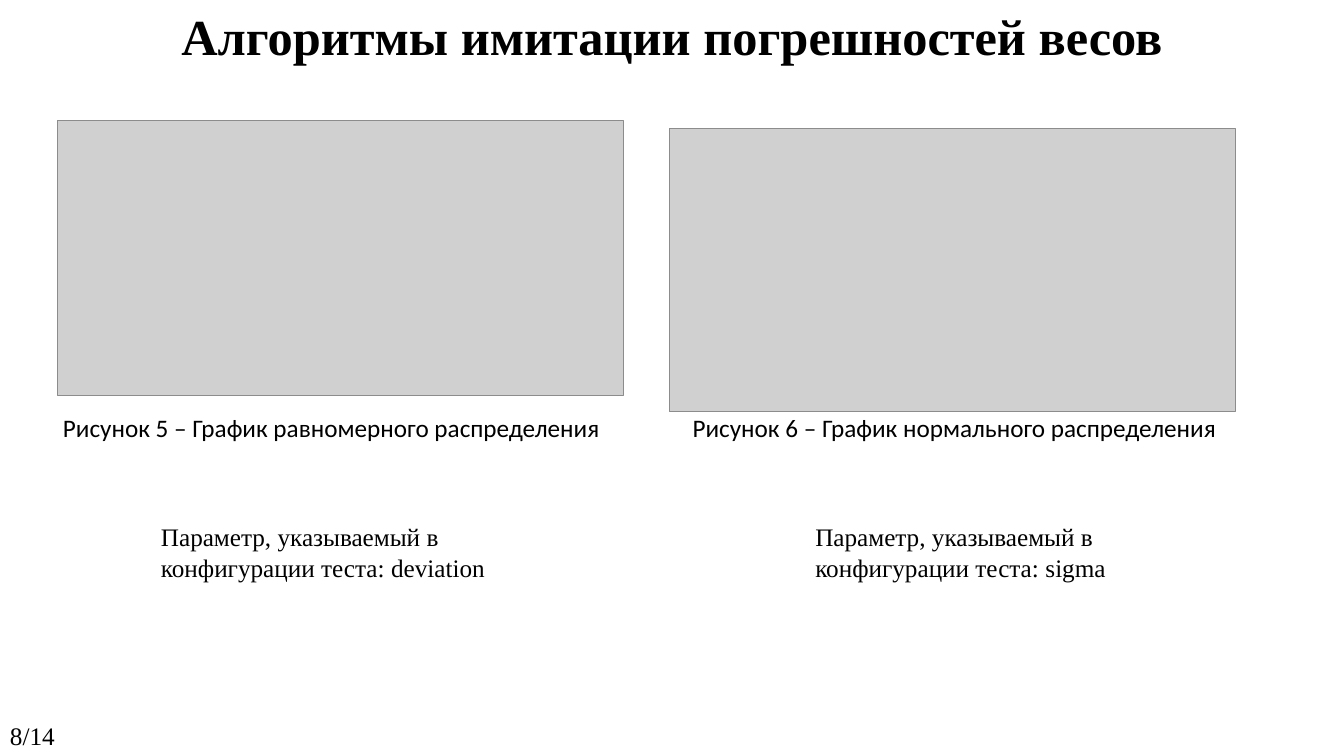
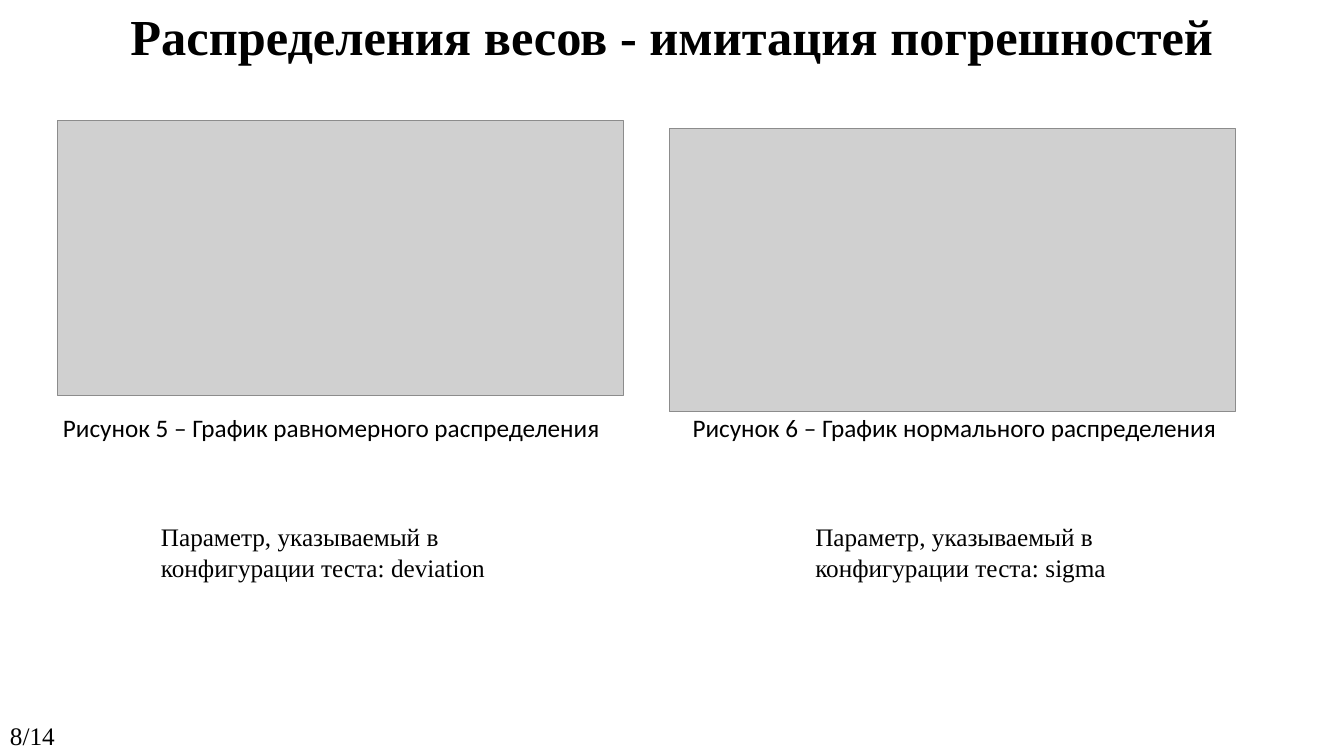
Before and after one commit to KanVull/Diplom, a slide deck: slide 8 of pz_stuff/Prezentatsia_predlozhenia.pptx. Drawn at 1344x756 pixels with LibreOffice and Linux fonts; fonts in the diff are those of the drawing; grey boxes stand for pictures. Boxes give left, top, right and bottom in pixels: in the first picture for what was removed or moved away, otherwise in the second. Text is boxed around its words. In the diff, an @@ line names an element or a change of style, - is before the commit and + after.

```diff
--- a/pz_stuff/Prezentatsia_predlozhenia.pptx
+++ b/pz_stuff/Prezentatsia_predlozhenia.pptx
@@ text at (130, 20, 1213, 65): text changed @@
-Алгоритмы имитации погрешностей весов
+Распределения весов - имитация погрешностей
```
Also in this commit, not shown: 2 other files.
